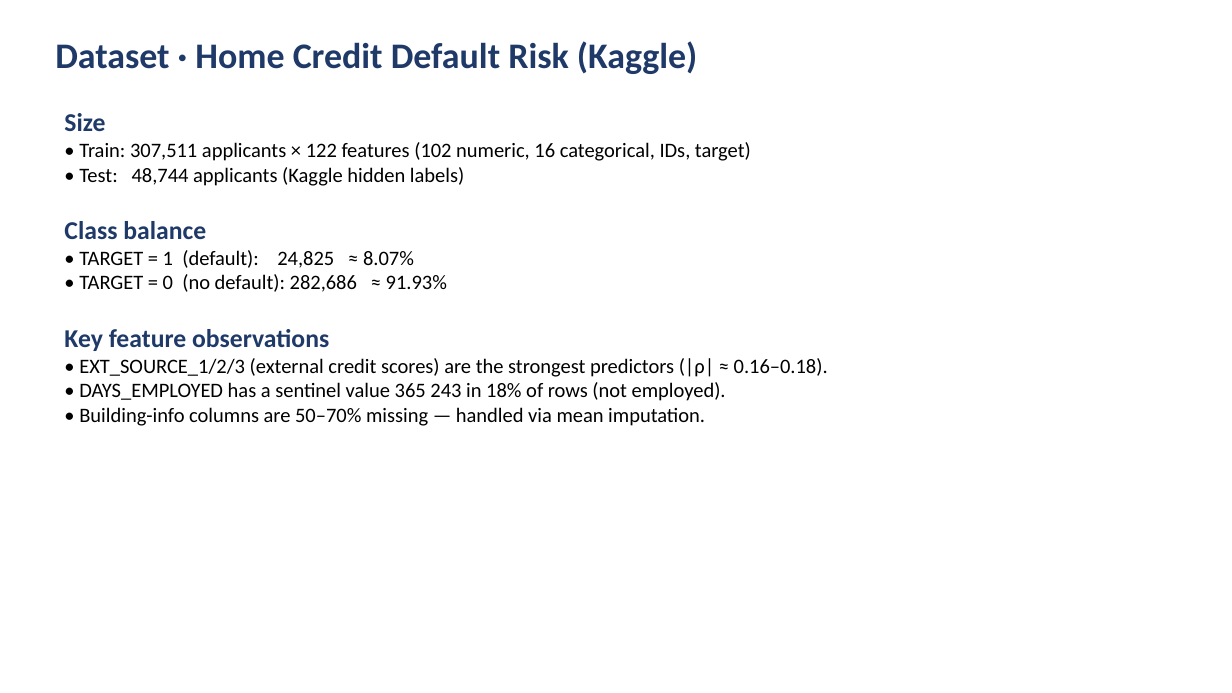
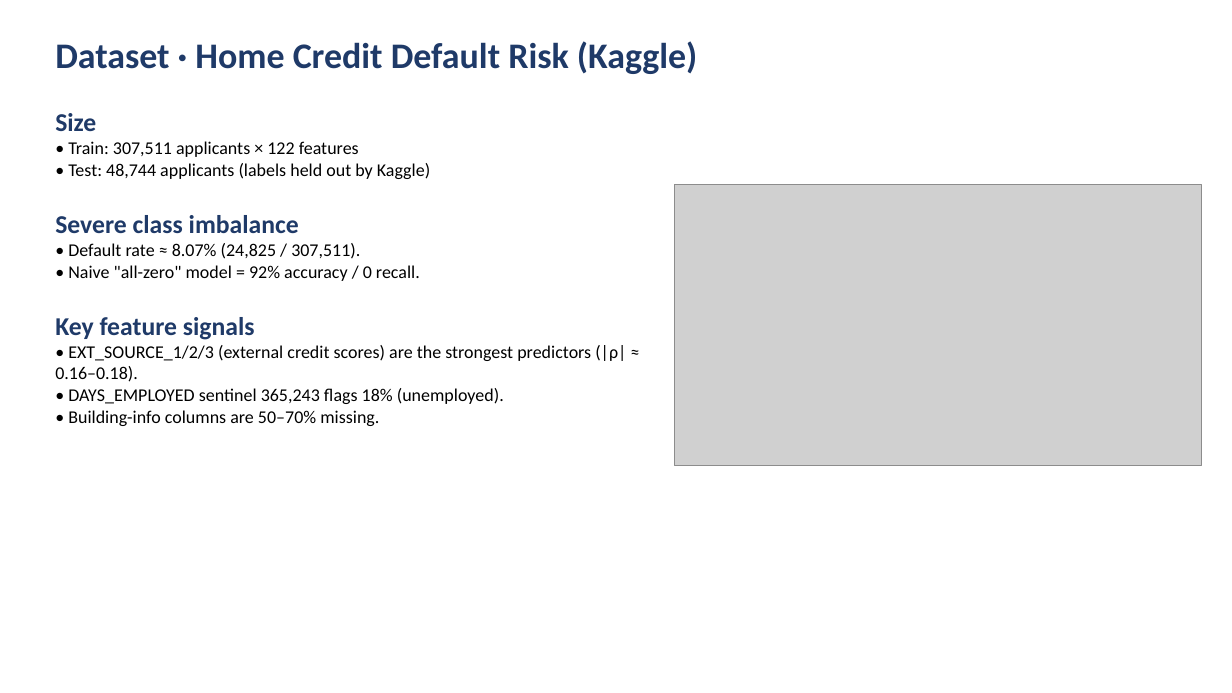
Before and after one commit to ymw0414/loan-default-imbalance-classification, a slide deck: slide 3 of slides/final_presentation.pptx. Drawn at 1232x693 pixels with LibreOffice and Linux fonts; fonts in the diff are those of the drawing; grey boxes stand for pictures. Boxes give left, top, right and bottom in pixels: in the first picture for what was removed or moved away, otherwise in the second. Text is boxed around its words. In the diff, an @@ line names an element or a change of style, - is before the commit and + after.

Commit message:
Notebook execution complete + final slides + recording script
Results:
- HistGradBoost wins (val AUC 0.7595)
- Logistic Regression 0.7487, Random Forest 0.7470
- Deep MLP 0.7416, Shallow MLP 0.7405
- Imbalance study: at threshold 0.5, MLP has 0 recall
- SMOTE hurt MLP AUC (0.745 -> 0.648)
- Threshold tuning at 0.164: precision 0.24, recall 0.40, F1 0.30
- Insight: choosing the threshold matters more than resampling

Artifacts: 5 CV CSVs, imbalance_compare.csv, combined_model_comparison.csv,
submission CSV, 3 chart PNGs, 10-slide deck, recording script.

```diff
--- a/slides/final_presentation.pptx
+++ b/slides/final_presentation.pptx
@@ text "Size" moved from (x1=64, y1=113, x2=828, y2=426) to (x1=55, y1=113, x2=626, y2=426) @@
@@ text at (x1=55, y1=141, x2=430, y2=340): text changed; size 16 to 14 pt @@
-• Train: 307,511 applicants × 122 features (102 numeric, 16 categorical, IDs, target)
-• Test: 48,744 applicants (Kaggle hidden labels)
-Class balance
-• TARGET = 1 (default): 24,825 ≈ 8.07%
-• TARGET = 0 (no default): 282,686 ≈ 91.93%
-Key feature observations
+• Train: 307,511 applicants × 122 features
+• Test: 48,744 applicants (labels held out by Kaggle)
+Severe class imbalance
+• Default rate ≈ 8.07% (24,825 / 307,511).
+• Naive "all-zero" model = 92% accuracy / 0 recall.
+Key feature signals
@@ picture added at (x1=675, y1=185, x2=1202, y2=466) @@
@@ text at (x1=55, y1=345, x2=626, y2=382): size 16 to 14 pt in "• EXT_SOURCE_1/2/3 (external credit scores) are the ..." @@
@@ text at (x1=68, y1=388, x2=504, y2=426): text changed; size 16 to 14 pt @@
-• DAYS_EMPLOYED has a sentinel value 365 243 in 18% of rows (not employed).
-• Building-info columns are 50–70% missing — handled via mean imputation.
+• DAYS_EMPLOYED sentinel 365,243 flags 18% (unemployed).
+• Building-info columns are 50–70% missing.
```
Also in this commit, not shown: 3 other slides changed, 15 other files.
